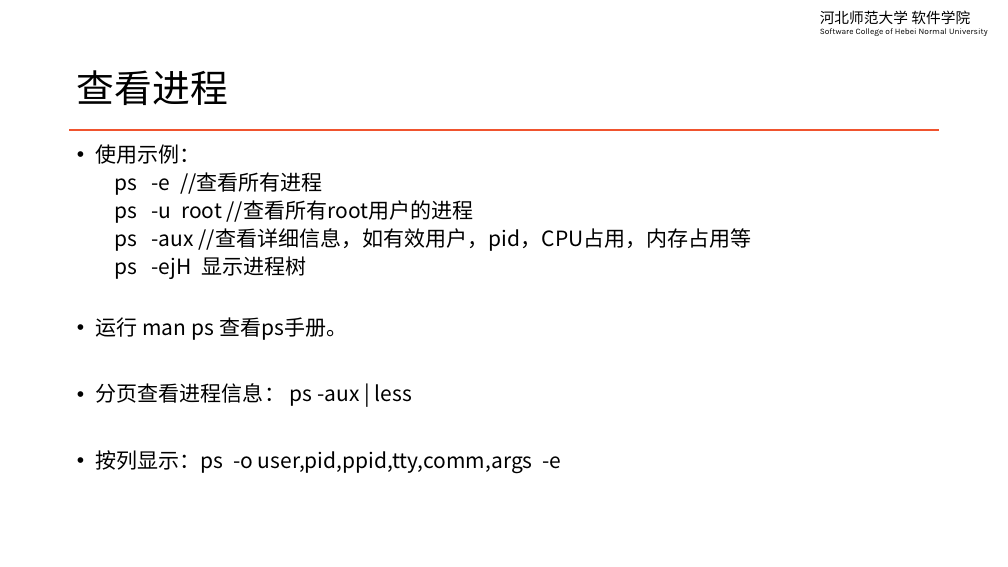
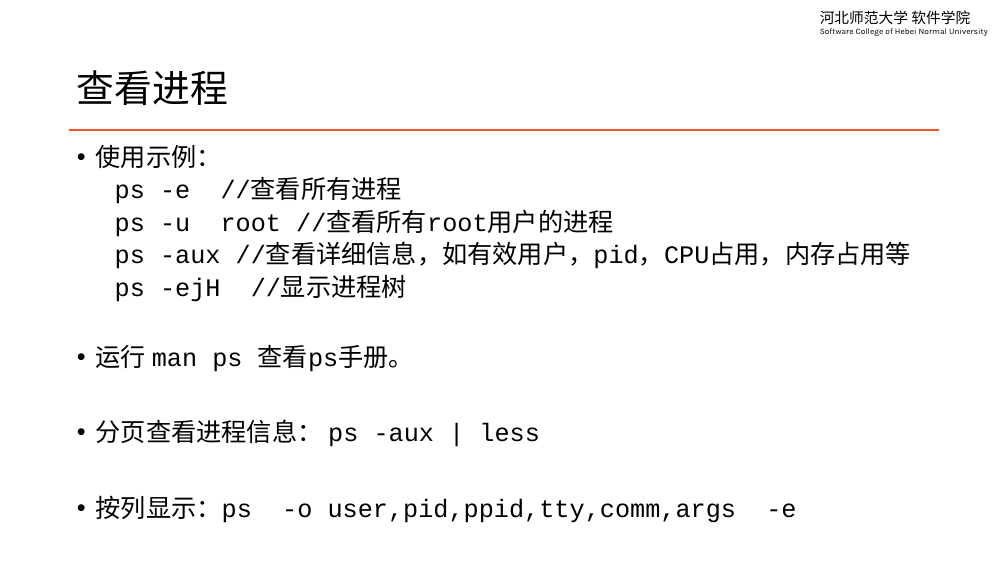
Before and after one commit to edu2act/course-linux-system, a slide deck: slide 5 of materials/slides/ch09-process-managment.pptx. Drawn at 1008x567 pixels with LibreOffice and Linux fonts; fonts in the diff are those of the drawing. Boxes give left, top, right and bottom in pixels: in the first picture for what was removed or moved away, otherwise in the second. Text is boxed around its words. In the diff, an @@ line names an element or a change of style, - is before the commit and + after.

```diff
--- a/materials/slides/ch09-process-managment.pptx
+++ b/materials/slides/ch09-process-managment.pptx
@@ text at (96, 145, 911, 523): size 20 to 24 pt, font Noto Sans CJK SC to Courier New @@
@@ text at (115, 277, 407, 302): text changed; size 20 to 24 pt; font Noto Sans CJK SC to Courier New @@
-  ps -ejH 显示进程树
+  ps -ejH //显示进程树
```
Also in this commit, not shown: 7 other slides changed, 1 other file.
